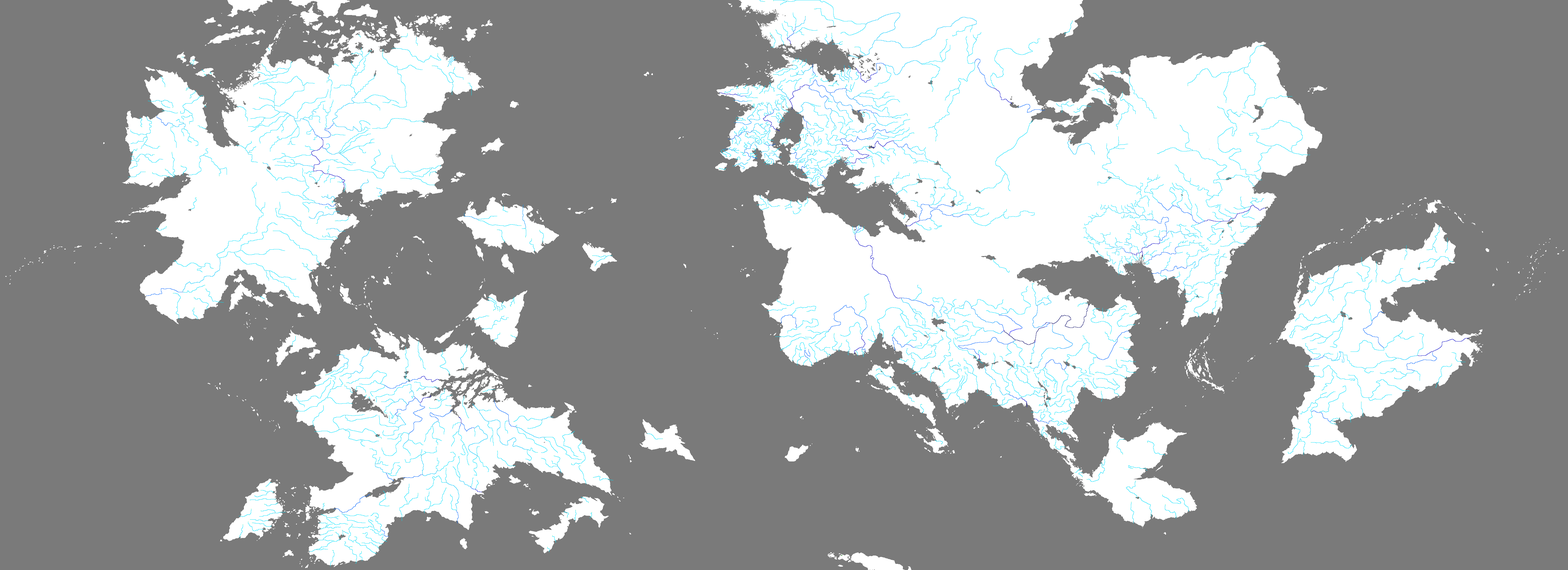
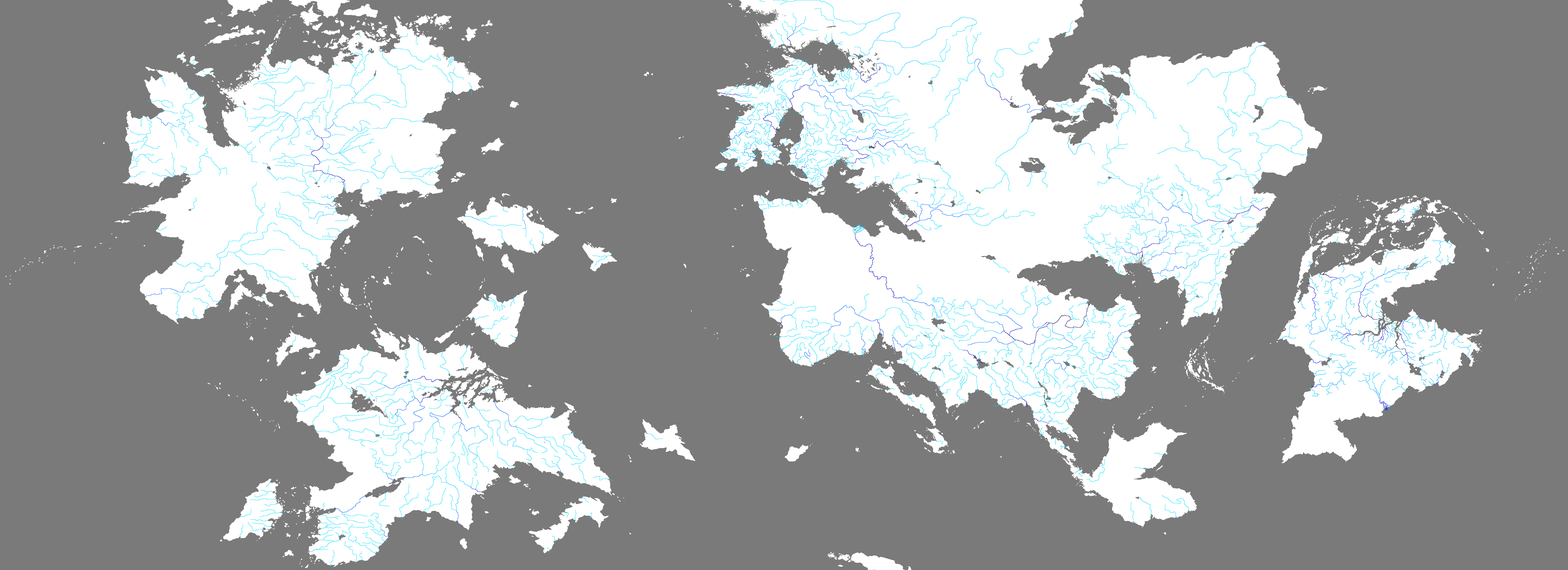
Layer changes from the first 1568 x 570 image to the second:
added layer "222" above "rivers.bmp" over [852, 224, 865, 239]
painted on "rivers.bmp" over [751, 91, 1509, 499]
added layer "2" over [751, 91, 1509, 499]
